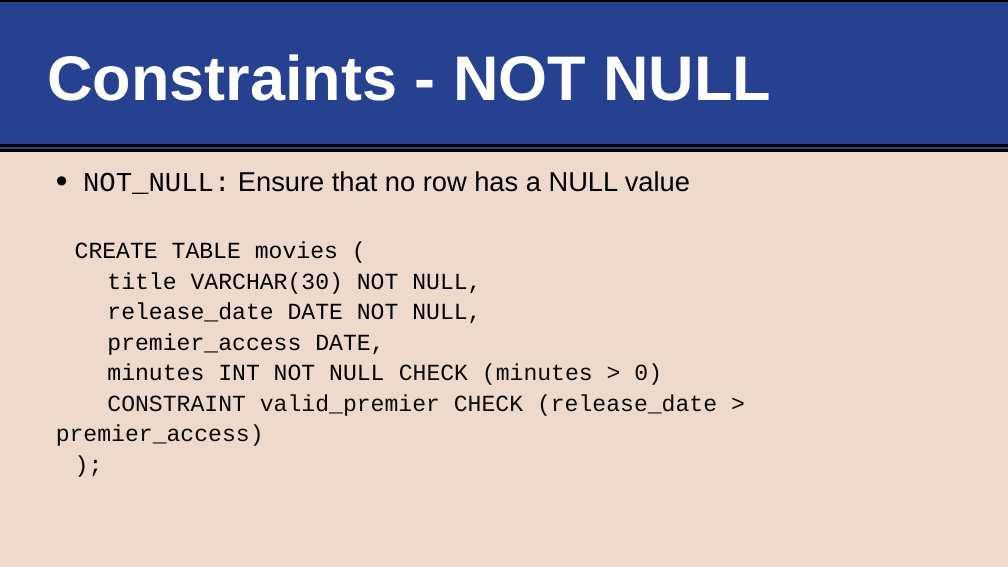
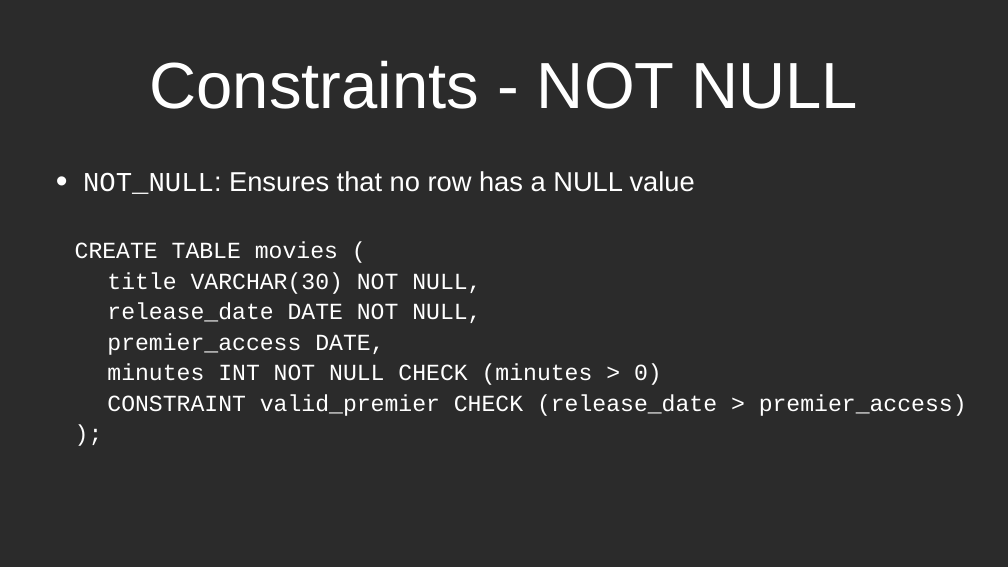
Before and after one commit to life-efficient/Data-Engineering, a slide deck: slide 9 of 2. SQL/2. CRUD/2. SQL CRUD.pptx (slide 8 before the commit). Drawn at 1008x567 pixels with LibreOffice and Linux fonts; fonts in the diff are those of the drawing; background and template pictures are left out; a plain dark background stands for a picture behind light text. Boxes give left, top, right and bottom in pixels: in the first picture for what was removed or moved away, otherwise in the second. Text is boxed around its words. In the diff, an @@ line names an element or a change of style, - is before the commit and + after.

```diff
--- a/2. SQL/2. CRUD/2. SQL CRUD.pptx
+++ b/2. SQL/2. CRUD/2. SQL CRUD.pptx
@@ background #EDDACC to picture (left out) @@
@@ rectangle removed at bbox=[0, 0, 1008, 151] @@
@@ title "Constraints - NOT NULL" at bbox=[150, 60, 858, 109]: size 120 to 124.2 pt, bold off; alignment left to centre; vertical alignment middle to bottom @@
@@ line removed from (0, 146) to (1008, 146) @@
@@ text at bbox=[83, 171, 695, 194]: text changed; text colour #000000 to #FFFFFF @@
-• NOT_NULL: Ensure that no row has a NULL value
+• NOT_NULL: Ensures that no row has a NULL value
@@ text at bbox=[75, 242, 967, 416]: text colour #000000 to #FFFFFF in "CREATE TABLE movies (", "title VARCHAR(30) NOT NULL,", "release_date DATE NOT NULL,", "premier_access DATE," and 2 more places; text colour #0D0A0B to #FFFFFF in "CHECK (minutes > 0)", "CONSTRAINT valid_premier CHECK (release_date > premier_acces ..." @@
```
Also in this commit, not shown: 18 other slides changed, 1 slide added, 3 other files.
